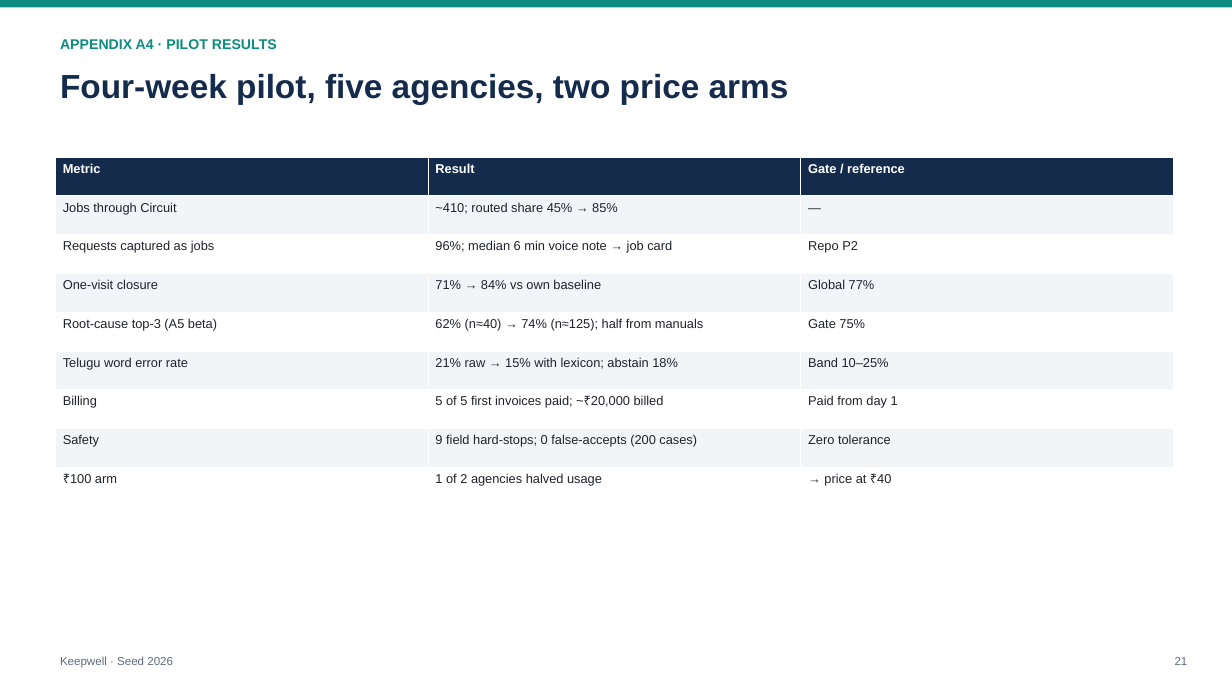
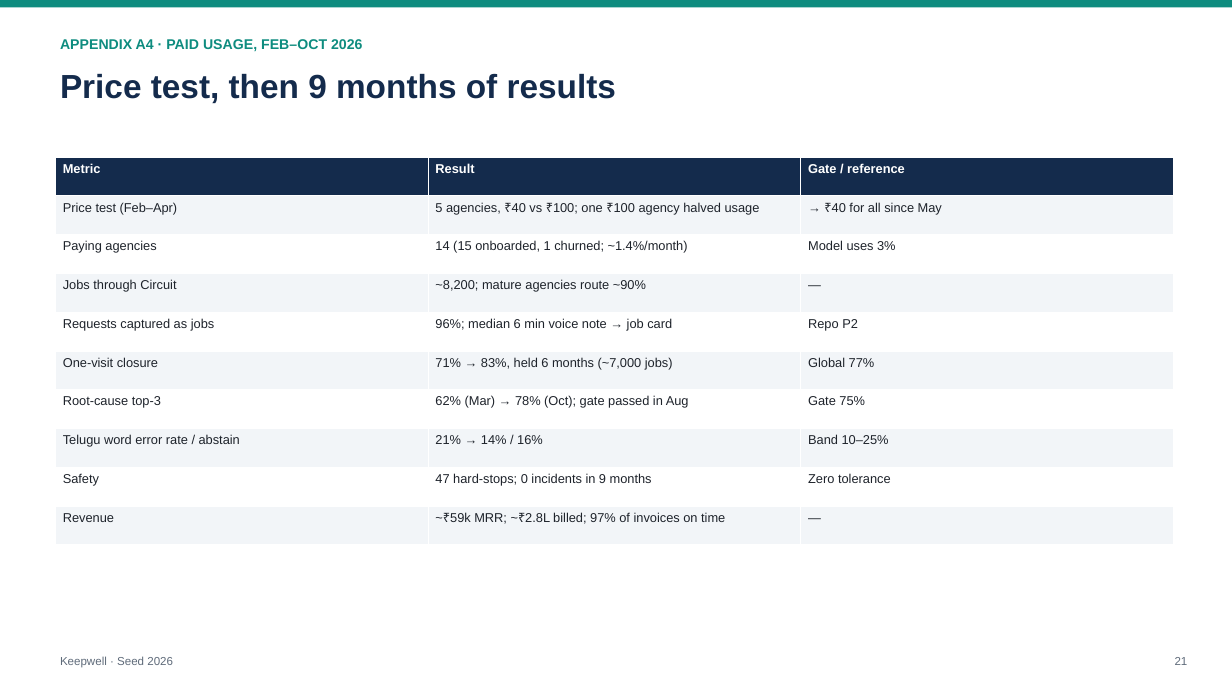
Before and after one commit to PrathyushaKalluri/keepwell, a slide deck: slide 21 of pitch/deck/Keepwell_Seed_Deck.pptx. Drawn at 1232x693 pixels with LibreOffice and Linux fonts; fonts in the diff are those of the drawing. Boxes give left, top, right and bottom in pixels: in the first picture for what was removed or moved away, otherwise in the second. Text is boxed around its words. In the diff, an @@ line names an element or a change of style, - is before the commit and + after.

```diff
--- a/pitch/deck/Keepwell_Seed_Deck.pptx
+++ b/pitch/deck/Keepwell_Seed_Deck.pptx
@@ text at [60, 39, 362, 51]: text changed @@
-APPENDIX A4 · PILOT RESULTS
+APPENDIX A4 · PAID USAGE, FEB–OCT 2026
@@ text at [60, 73, 616, 104]: text changed @@
-Four-week pilot, five agencies, two price arms
+Price test, then 9 months of results
@@ table at [55, 157, 1173, 545] @@
-row 2: Jobs through Circuit | ~410; routed share 45% → 85% | —
+row 2: Price test (Feb–Apr) | 5 agencies, ₹40 vs ₹100; one ₹100 agency halved usage | → ₹40 for all since May
+row 3: Paying agencies | 14 (15 onboarded, 1 churned; ~1.4%/month) | Model uses 3%
+row 4: Jobs through Circuit | ~8,200; mature agencies route ~90% | —
-row 4: One-visit closure | 71% → 84% vs own baseline | Global 77%
-row 5: Root-cause top-3 (A5 beta) | 62% (n≈40) → 74% (n≈125); half from manuals | Gate 75%
-row 6: Telugu word error rate | 21% raw → 15% with lexicon; abstain 18% | Band 10–25%
-row 7: Billing | 5 of 5 first invoices paid; ~₹20,000 billed | Paid from day 1
-row 8: Safety | 9 field hard-stops; 0 false-accepts (200 cases) | Zero tolerance
-row 9: ₹100 arm | 1 of 2 agencies halved usage | → price at ₹40
+row 6: One-visit closure | 71% → 83%, held 6 months (~7,000 jobs) | Global 77%
+row 7: Root-cause top-3 | 62% (Mar) → 78% (Oct); gate passed in Aug | Gate 75%
+row 8: Telugu word error rate / abstain | 21% → 14% / 16% | Band 10–25%
+row 9: Safety | 47 hard-stops; 0 incidents in 9 months | Zero tolerance
+row 10: Revenue | ~₹59k MRR; ~₹2.8L billed; 97% of invoices on time | —
```
Also in this commit, not shown: 24 other slides changed, 25 other files.
